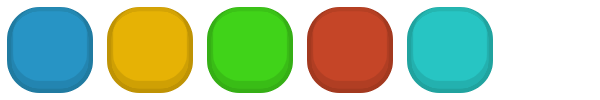
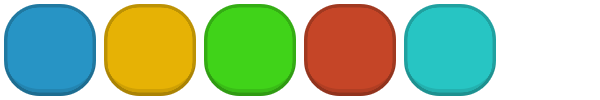
Layers edited between the first and the second 600px x 100px image:
pixels changed over 4, 4, 496, 96 (layer not identified)
